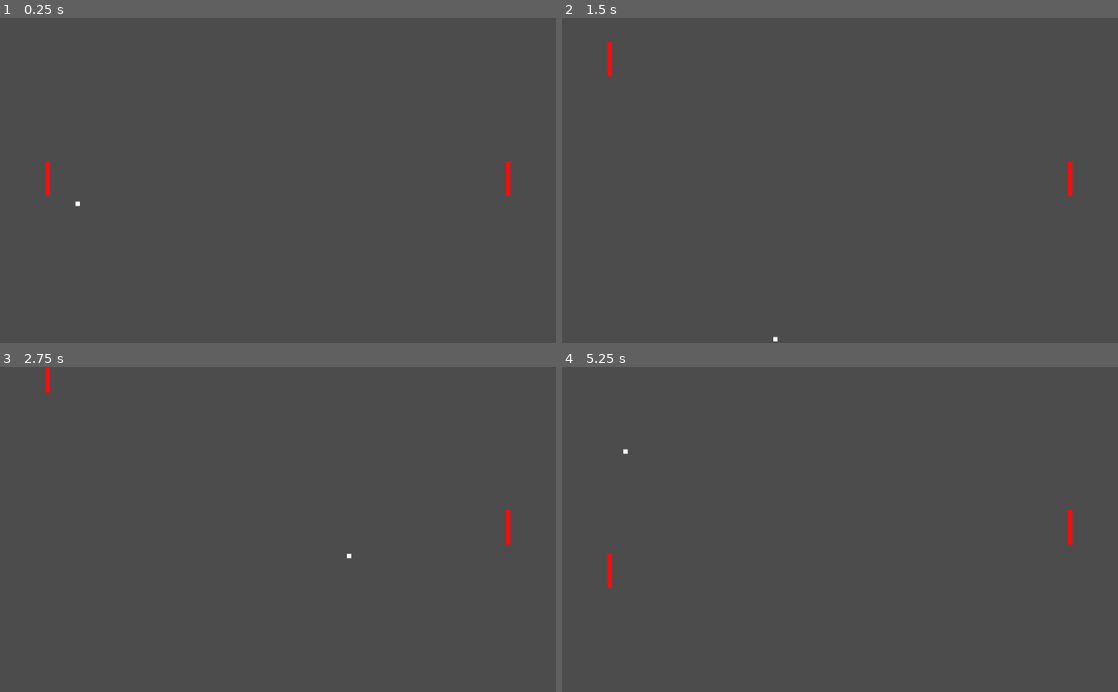
Above: before the commit, frames 1-4 (two rows, left to right).
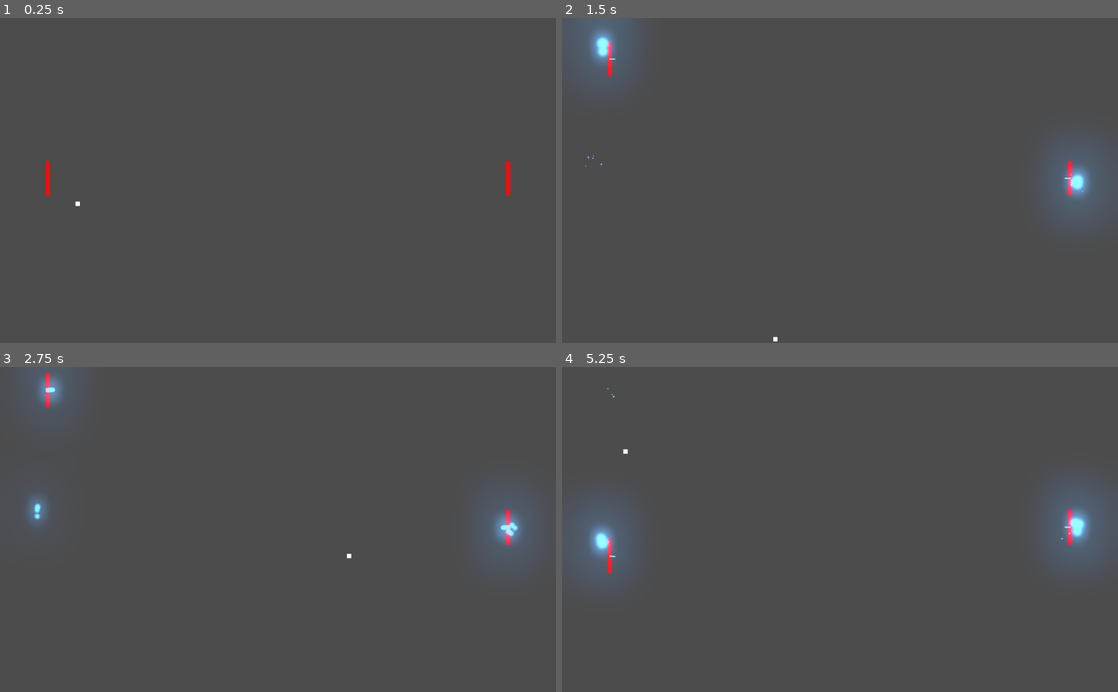
Above: after the commit, the same moments.

Repository: mgonzalezperna/pong-remix
Game: Godot game, scene res://scenes/scene-base.tscn
Two runs of this game, one before a commit and one after it. Both use one fixed random seed, a clock stepped at 60 frames per second and the inputs below.
Inputs:
- Up to frame 1 (0.25 s): no input
- Up to frame 2 (1.5 s): hold S (paddle_one_up) 0.53-1.28 s; tap Shift (ui_power_up) at 0.6, 1.35 s; hold X (paddle_one_down) from 1.28 s (still down)
- Up to frame 3 (2.75 s): release X (paddle_one_down) at 2.03 s; hold S (paddle_one_up) from 2.03 s (still down); tap Shift (ui_power_up) at 2.1 s
- Up to frame 4 (5.25 s): tap Shift (ui_power_up) every 0.75 s from 2.85 to 5.1 s; release S (paddle_one_up) at 3.53 s; hold X (paddle_one_down) from 3.53 s (still down)

The runs differ from the first frame. In frame 2, 3.7% of the frame differs, in the area x 1-98%, y 0-62%; in frame 3, 2.3%; in frame 4, 4.1%, in the area x 1-99%, y 6-69%.

Commit message:
arrow direction powerup

Diff:
--- a/project.godot
+++ b/project.godot
@@ -70,7 +70,6 @@
 
 [rendering]
 
-quality/driver/driver_name="GLES2"
 vram_compression/import_etc=true
 vram_compression/import_etc2=false
 environment/default_environment="res://default_env.tres"
--- /dev/null
+++ b/scenes/LineBeam.tscn
@@ -0,0 +1,109 @@
+[gd_scene load_steps=12 format=2]
+
+[ext_resource path="res://assets/sprites/glowing_circle.png" type="Texture" id=1]
+[ext_resource path="res://scripts/LaserBeam.gd" type="Script" id=2]
+
+[sub_resource type="Gradient" id=1]
+offsets = PoolRealArray( 0.582915, 1 )
+colors = PoolColorArray( 1, 1, 1, 1, 1, 1, 1, 0 )
+
+[sub_resource type="GradientTexture" id=2]
+gradient = SubResource( 1 )
+
+[sub_resource type="Curve" id=3]
+_data = [ Vector2( 0.518072, 1 ), 0.0, -3.53434, 0, 0, Vector2( 1, 0 ), 0.0, 0.0, 0, 0 ]
+
+[sub_resource type="CurveTexture" id=4]
+curve = SubResource( 3 )
+
+[sub_resource type="ParticlesMaterial" id=5]
+flag_disable_z = true
+gravity = Vector3( 0, 0, 0 )
+initial_velocity = 100.0
+orbit_velocity = 0.0
+orbit_velocity_random = 0.0
+scale = 0.5
+scale_curve = SubResource( 4 )
+color_ramp = SubResource( 2 )
+
+[sub_resource type="Curve" id=6]
+_data = [ Vector2( 0, 0 ), 0.0, 0.0, 0, 0, Vector2( 0.503614, 0.957505 ), 0.0, 0.0, 0, 0, Vector2( 1, 0 ), 0.0, 0.0, 0, 0 ]
+
+[sub_resource type="CurveTexture" id=7]
+curve = SubResource( 6 )
+
+[sub_resource type="ParticlesMaterial" id=8]
+emission_shape = 2
+emission_box_extents = Vector3( 150, 20, 1 )
+flag_align_y = true
+flag_disable_z = true
+direction = Vector3( -1, 0, 0 )
+spread = 0.0
+gravity = Vector3( 0, 0, 0 )
+initial_velocity = 30.0
+orbit_velocity = 0.0
+orbit_velocity_random = 0.0
+tangential_accel = 100.0
+tangential_accel_random = 1.0
+scale = 0.3
+scale_curve = SubResource( 7 )
+
+[sub_resource type="ParticlesMaterial" id=9]
+flag_disable_z = true
+direction = Vector3( -1, 0, 0 )
+spread = 50.0
+gravity = Vector3( 0, 0, 0 )
+initial_velocity = 300.0
+orbit_velocity = 0.0
+orbit_velocity_random = 0.0
+scale = 0.5
+scale_curve = SubResource( 4 )
+color_ramp = SubResource( 2 )
+
+[node name="ArrowBeam" type="Node2D"]
+rotation = -1.5708
+script = ExtResource( 2 )
+
+[node name="FillLine2D" type="Line2D" parent="."]
+modulate = Color( 1.5, 1.5, 1.5, 1 )
+points = PoolVector2Array( 0, 0, 300, 0 )
+width = 14.0
+default_color = Color( 0.301961, 0.65098, 1, 1 )
+joint_mode = 2
+begin_cap_mode = 2
+end_cap_mode = 2
+sharp_limit = 8.0
+antialiased = true
+
+[node name="CastingParticles2D" type="Particles2D" parent="."]
+modulate = Color( 1.5, 1.5, 1.5, 1 )
+show_behind_parent = true
+lifetime = 0.3
+visibility_rect = Rect2( 0, -18.722, 29.6756, 38.4841 )
+local_coords = false
+process_material = SubResource( 5 )
+texture = ExtResource( 1 )
+
+[node name="BeamParticles2D" type="Particles2D" parent="."]
+modulate = Color( 1.5, 1.5, 1.5, 1 )
+position = Vector2( 150, 0 )
+amount = 50
+preprocess = 1.0
+randomness = 1.0
+visibility_rect = Rect2( -2500, -2500, 5000, 5000 )
+local_coords = false
+draw_order = 1
+process_material = SubResource( 8 )
+texture = ExtResource( 1 )
+
+[node name="CollisionParticles2D" type="Particles2D" parent="."]
+modulate = Color( 1.5, 1.5, 1.5, 1 )
+show_behind_parent = true
+amount = 16
+lifetime = 0.3
+visibility_rect = Rect2( -2500, -2500, 5000, 5000 )
+local_coords = false
+process_material = SubResource( 9 )
+texture = ExtResource( 1 )
+
+[node name="Tween" type="Tween" parent="."]
--- a/scenes/arrow.tscn
+++ b/scenes/arrow.tscn
@@ -1,9 +1,29 @@
-[gd_scene load_steps=2 format=2]
+[gd_scene load_steps=3 format=2]
 
-[ext_resource path="res://assets/sprites/arrow-png-images.png" type="Texture" id=1]
+[ext_resource path="res://scripts/arrow.gd" type="Script" id=2]
+[ext_resource path="res://scenes/LineBeam.tscn" type="PackedScene" id=3]
 
 [node name="arrow" type="Node2D"]
+script = ExtResource( 2 )
 
-[node name="Sprite" type="Sprite" parent="."]
-scale = Vector2( 0.2, 0.2 )
-texture = ExtResource( 1 )
+[node name="ArrowBeam" parent="." instance=ExtResource( 3 )]
+cast_speed = 0.8
+growth_time = 0.2
+
+[node name="ArrowBeamLeft" parent="." instance=ExtResource( 3 )]
+position = Vector2( 0, -300 )
+rotation = 2.35619
+cast_speed = 0.5
+max_length = 150
+growth_time = 0.2
+inverted = true
+delay = 0.8
+
+[node name="ArrowBeamRight" parent="." instance=ExtResource( 3 )]
+position = Vector2( 0, -300 )
+rotation = 0.785398
+cast_speed = 0.5
+max_length = 150
+growth_time = 0.2
+inverted = true
+delay = 0.8
--- a/scenes/scene-base.tscn
+++ b/scenes/scene-base.tscn
@@ -1,10 +1,11 @@
-[gd_scene load_steps=10 format=2]
+[gd_scene load_steps=12 format=2]
 
 [ext_resource path="res://assets/sprites/paddle.png" type="Texture" id=1]
 [ext_resource path="res://assets/sprites/ball.png" type="Texture" id=2]
-[ext_resource path="res://scripts/paddle_player1.gd" type="Script" id=3]
+[ext_resource path="res://scripts/paddle_player.gd" type="Script" id=3]
 [ext_resource path="res://scripts/ball.gd" type="Script" id=4]
 [ext_resource path="res://scripts/scene-base.gd" type="Script" id=5]
+[ext_resource path="res://scenes/arrow.tscn" type="PackedScene" id=6]
 
 [sub_resource type="RectangleShape2D" id=1]
 extents = Vector2( 80, 8 )
@@ -18,6 +19,12 @@
 
 [sub_resource type="RectangleShape2D" id=4]
 extents = Vector2( 4, 4 )
+
+[sub_resource type="Environment" id=5]
+background_mode = 4
+glow_enabled = true
+glow_blend_mode = 0
+glow_bicubic_upscale = true
 
 [node name="scene-base" type="Node2D"]
 script = ExtResource( 5 )
@@ -46,9 +53,12 @@
 position = Vector2( 6.10352e-05, 16 )
 shape = SubResource( 2 )
 
+[node name="arrow" parent="paddle_player1" instance=ExtResource( 6 )]
+visible = false
+
 [node name="paddle_player2" type="KinematicBody2D" parent="."]
 position = Vector2( 936, 296 )
-rotation = 1.5708
+rotation = -1.5708
 scale = Vector2( 0.5, 0.5 )
 collision_mask = 6
 script = ExtResource( 3 )
@@ -59,9 +69,11 @@
 texture = ExtResource( 1 )
 
 [node name="CollisionShape2D" type="CollisionShape2D" parent="paddle_player2"]
-rotation = 3.14159
 shape = SubResource( 1 )
 one_way_collision = true
+
+[node name="arrow" parent="paddle_player2" instance=ExtResource( 6 )]
+visible = false
 
 [node name="ball" type="RigidBody2D" parent="."]
 position = Vector2( 96, 296 )
@@ -79,8 +91,12 @@
 script = ExtResource( 4 )
 
 [node name="Sprite" type="Sprite" parent="ball"]
+show_behind_parent = true
 scale = Vector2( 0.5, 0.5 )
 texture = ExtResource( 2 )
+__meta__ = {
+"_editor_description_": ""
+}
 
 [node name="CollisionShape2D" type="CollisionShape2D" parent="ball"]
 shape = SubResource( 4 )
@@ -98,3 +114,6 @@
 [node name="CollisionPolygon2D" type="CollisionPolygon2D" parent="down_wall"]
 position = Vector2( 0, -8 )
 polygon = PoolVector2Array( -64, 0, 1088, 0, 1088, -64, -64, -64 )
+
+[node name="WorldEnvironment" type="WorldEnvironment" parent="."]
+environment = SubResource( 5 )
--- /dev/null
+++ b/scripts/LaserBeam.gd
@@ -0,0 +1,76 @@
+extends Node2D
+
+export var cast_speed := 1.0
+export var max_length := 300
+export var growth_time := 0.1
+export var inverted := false
+export var delay := 0.0
+
+onready var casting_particles := $CastingParticles2D
+onready var beam_particles := $BeamParticles2D
+onready var collision_particles := $CollisionParticles2D
+onready var fill := $FillLine2D
+onready var tween := $Tween
+onready var line_width: float = fill.width
+
+var is_casting := false setget set_is_casting
+var cast_to := Vector2.ZERO
+
+func _ready() -> void:
+    set_physics_process(false)
+    fill.points[1] = Vector2.ZERO
+    beam_particles.emitting = false
+    collision_particles.emitting = false
+    casting_particles.emitting = false
+    if inverted:
+        collision_particles.position = Vector2.RIGHT * max_length
+        collision_particles.rotation = PI
+    casting_particles.position = Vector2.RIGHT * max_length
+    casting_particles.rotation = PI
+
+func _physics_process(delta: float) -> void:
+    fill.points[1] = cast_to
+    beam_particles.position = cast_to * 0.5
+    beam_particles.process_material.emission_box_extents.x = cast_to.length()
+    if inverted:
+        casting_particles.emitting = cast_to.length() > max_length * 0.9
+        beam_particles.emitting = cast_to.length() > 0
+    else:
+        casting_particles.emitting = cast_to.length() > max_length * 0.9
+
+func set_is_casting(cast: bool) -> void:
+    is_casting = cast
+    if is_casting:
+        cast_to = Vector2.ZERO
+        _physics_process(0)
+        appear()
+    else:
+        disappear()
+
+    set_physics_process(is_casting)
+    if !inverted:
+        beam_particles.emitting = is_casting
+        collision_particles.emitting = is_casting
+
+func appear() -> void:
+    if inverted:
+        beam_particles.emitting = false
+        collision_particles.emitting = false
+    casting_particles.emitting = false
+
+    if tween.is_active():
+        tween.stop_all()
+    tween.interpolate_property(fill, "width", 0, line_width, growth_time * 2, tween.TRANS_LINEAR, tween.EASE_IN_OUT, delay)
+    tween.interpolate_property(self, "cast_to", Vector2.ZERO, Vector2.RIGHT * max_length, cast_speed, tween.TRANS_LINEAR, tween.EASE_IN_OUT, delay)
+    tween.start()
+
+
+func disappear() -> void:
+    beam_particles.emitting = false
+    collision_particles.emitting = false
+    casting_particles.emitting = false
+    if tween.is_active():
+        tween.stop_all()
+    tween.interpolate_property(fill, "width", null, 0, growth_time)
+    tween.interpolate_property(self, "cast_to", null, Vector2.ZERO, cast_speed, tween.TRANS_LINEAR, tween.EASE_IN_OUT)
+    tween.start()
--- /dev/null
+++ b/scripts/arrow.gd
@@ -0,0 +1,21 @@
+extends Node2D
+
+export var key_power_up = "ui_power_up"
+
+onready var laser_beam := $ArrowBeam
+onready var laser_beam_left := $ArrowBeamLeft
+onready var laser_beam_right := $ArrowBeamRight
+
+var is_casting := false
+
+func _process(delta):
+    if is_casting != Input.is_action_pressed(key_power_up):
+        laser_beam.is_casting = !is_casting
+        laser_beam_left.is_casting = !is_casting
+        laser_beam_right.is_casting = !is_casting
+        is_casting = !is_casting
+    if Input.is_action_pressed(key_power_up):
+        if Input.is_action_pressed("paddle_one_down") or Input.is_action_pressed("paddle_two_up"):
+            self.rotate(PI/4 * delta)
+        if Input.is_action_pressed("paddle_one_up") or Input.is_action_pressed("paddle_two_down"):
+            self.rotate(-PI/4 * delta)
--- a/scripts/ball.gd
+++ b/scripts/ball.gd
@@ -1,7 +1,7 @@
 extends RigidBody2D
 
 var screen_size
-
+export var key_power_up = "ui_power_up"
 # Called when the node enters the scene tree for the first time.
 func _ready():
     screen_size = get_viewport_rect().size
@@ -25,7 +25,10 @@
     var collition_bodies = get_colliding_bodies()
     for body in collition_bodies:
         if body.get_name() in ["paddle_player1", "paddle_player2"]:
-            if body.position.x != self.position.x:
+            if Input.is_action_pressed(key_power_up):
+                var arrow_rotation = get_node("../" + body.get_name() + "/arrow").rotation + body.rotation
+                self.linear_velocity = Vector2.UP.rotated(arrow_rotation) * 360
+            elif body.position.x != self.position.x:
                 var impulse_x = body.get_velocity().x
                 var impulse_y = body.get_velocity().y
                 self.apply_central_impulse(Vector2(body.get_velocity()))
--- a/scripts/paddle_player1.gd
+++ b/scripts/paddle_player.gd
@@ -8,16 +8,12 @@
 var screen_size
 var velocity
 
-const Arrow = preload("../scenes/arrow.tscn")
-var arrow = null
+onready var arrow = $arrow
 
 # Called when the node enters the scene tree for the first time.
 func _ready():
     screen_size = get_viewport_rect().size
-    print(screen_size)
-    arrow = Arrow.instance()
-    add_child(arrow)
-    arrow.hide()
+    arrow.show()
 
 func get_velocity():
     return velocity
@@ -25,9 +21,9 @@
 # Called every frame. 'delta' is the elapsed time since the previous frame.
 func _process(delta):
     var timescale = process_slowmo()
-    Engine.time_scale = timescale
+    Engine.time_scale = timescale.engine
     if not process_powerup():
-        velocity = get_movement_velocity(timescale)
+        velocity = get_movement_velocity(timescale.paddle)
     else:
         pass
     #position += velocity * delta
@@ -35,20 +31,23 @@
     move_and_collide(velocity * delta)
 
 func process_slowmo():
-    var timescale = 1
     if Input.is_action_pressed(key_slowmo):
-        timescale = 0.3
+         return {"engine": 0.3, "paddle": 2}
 
-    return timescale
+    return {"engine": 1, "paddle": 1}
 
 func process_powerup():
-    arrow.hide()
-    if Input.is_action_pressed(key_power_up):
-        arrow.show()
+#    if Input.is_action_pressed(key_power_up):
+#        arrow.show()
+#    else:
+#        arrow.hide()
+    pass
 
 func get_movement_velocity(timescale):
     var velocity = Vector2()  # The player's movement vector.
-    var paddle_speed = speed / timescale
+    var paddle_speed = speed * timescale
+    if Input.is_action_pressed(key_power_up):
+        return velocity
     if Input.is_action_pressed(key_down):
         velocity.y += 1
     if Input.is_action_pressed(key_up):
Not shown, added: assets/sprites/arrow-png-images.png.import
Binary file added: assets/sprites/glowing_circle.png
Not shown, added: assets/sprites/glowing_circle.png.import
Not shown, added: .gitignore
